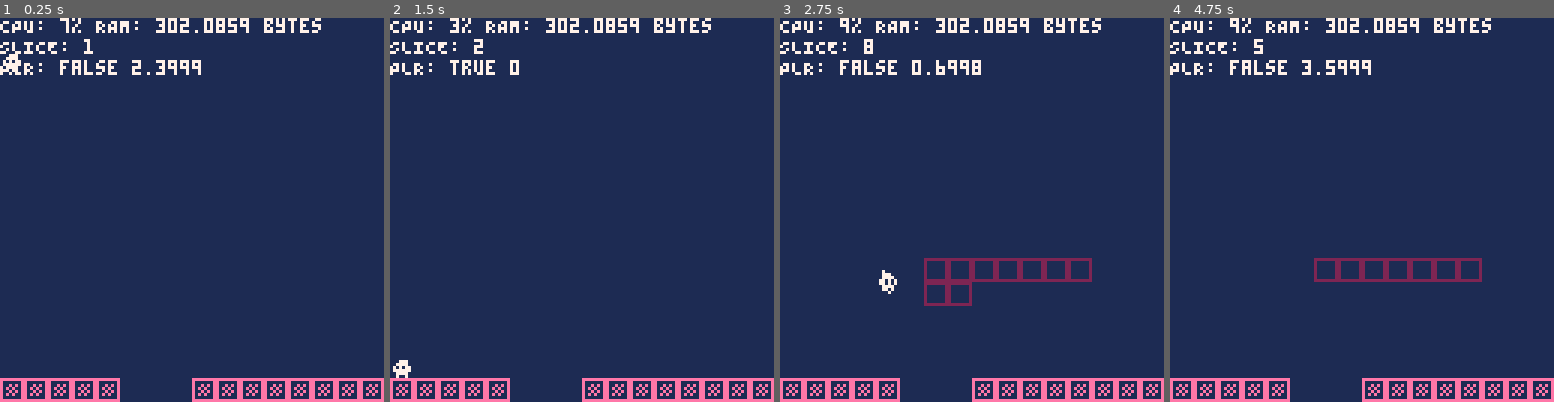
Above: before the commit, frames 1-4 (left to right).
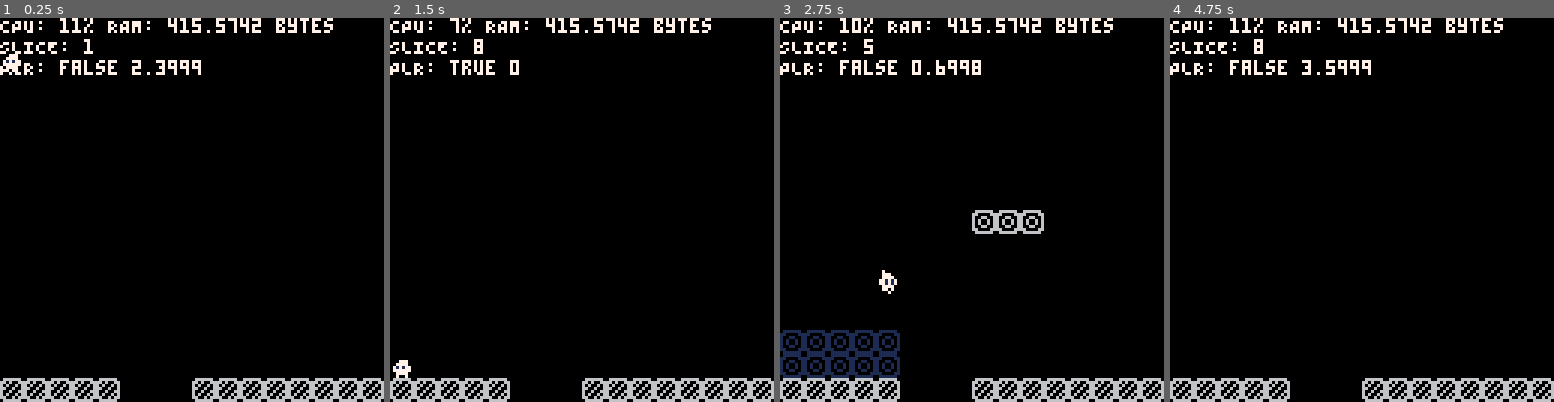
Above: after the commit, the same moments.

Repository: misclicl/revis-pico8
Game: PICO-8 cartridge prot.p8
The game is run twice, just before and just after one commit, with the same random seed, the same clock (stepped at 60 frames per second) and the same inputs.
Inputs:
- Up to frame 1 (0.25 s): no input
- Up to frame 2 (1.5 s): tap X (X key) at 0.33, 1.07 s; tap O (Z key) at 0.7 s
- Up to frame 3 (2.75 s): hold Right 1.6-2.1 s; tap O (Z key) at 1.7, 2.1, 2.5 s; tap X (X key) at 1.85 s; hold Up 2.15-2.42 s; hold Right from 2.47 s (still down)
- Up to frame 4 (4.75 s): tap O (Z key) every 0.4 s from 2.9 to 4.5 s; tap X (X key) at 2.97, 4.08 s; release Right at 3.03 s; hold Left 3.08-3.58 s; hold Down 3.63-3.97 s; hold Right 4.02-4.68 s; hold Up from 4.73 s (still down)

The runs differ from the first frame. In frame 1, 98% of the frame differs, in the area x 0-100%, y 0-100%; in frame 2, 98%; in frame 3, 96%; in frame 4, 98%.

Commit message:
Add lookup table for level blocks

Diff:
--- a/prot.p8
+++ b/prot.p8
@@ -1,14 +1,14 @@
 pico-8 cartridge // http://www.pico-8.com
 version 41
 __lua__
+
 -- main --
 
 -- y points down
 -- x points right
 gravity = -.3
-max_air_vel = 10
+max_air_vel = 7
 cmr_lim = 32
-
 
 block_width = 8
 
@@ -18,6 +18,8 @@
 front_far = 4
 single = 14
 
+NIL = -1
+
 -- game state --
 --[[
     let's think about the map. it must be easily iterable and I should be
@@ -52,26 +54,54 @@
     this one seems the best for now
 ]]
 
-collision_map = {}
+collision_map = {} -- static object list
+
+--[[
+   ---------  slice n - 1
+   ---------  slice n
+       ^
+       |
+     camera
+]]
+
+world_positions = {} -- <x, y, z>: idx>
 objects = {}
 lookup = {}
-prev_x_button_state = false
 function lookup.__index(self, i) return self.proto[i] end
 
+-- controls
+btn_jump = 2
+btn_slice = 4
+prev_slice_btn_state = false
+prev_jmp_state = false
+prev_o_button_state = false
+
 function _init()
+    -- fill map with nils to avoid unnecessary checks later
+    for z=0, lr_h - 1 do
+        world_positions[z] = {}
+        for y = 0, lr_count - 1 do
+            world_positions[z][y] = {}
+            for x = 0, lr_w - 1 do
+                world_positions[z][y][x] = NIL
+            end
+        end
+    end
+
     i_lvl()
     i_plr()
-    camera={x=0, 0}
-end
+    camera = { x = 0, 0 }
+end
+
 
 function _update()
     u_plr()
     u_camera()
-    u_slice()
-end
+end
+
 
 function _draw()
-    cls(1)
+    cls()
 
     d_lvl(camera.x, camera.y) -- todo: pass camera
     d_plr(camera)
@@ -83,10 +113,10 @@
     local cpu_load = stat(1) * 100
     local memory_used = stat(0) * 4
 
-    -- Display the values
     print(
-        "CPU: " .. flr(cpu_load).."% "..
-        "RAM: " .. memory_used.." bytes", 0, 0, 7)
+        "CPU: " .. flr(cpu_load) .. "% "
+                .. "RAM: " .. memory_used .. " bytes", 0, 0, 7
+    )
     print("SLICE: " .. plr.z + 1, 0, 7, 7)
     print("PLR: " .. tostring(plr.on_ground) .. " " .. plr.vel_y, 0, 14, 7)
 end
@@ -100,40 +130,25 @@
     -- end
 end
 
-function u_slice()
-    local current_x_button_state = btn(5)
-    if current_x_button_state and not prev_x_button_state then
-        plr.z = (plr.z + 1) % lr_h
-    end
-
-    prev_x_button_state = current_x_button_state
-
-
-    local current_o_button_state = btn(4)
-    if current_o_button_state and not prev_o_button_state then
-        plr.z = (plr.z - 1) % lr_h
-    end
-
-    prev_o_button_state = current_o_button_state
-end
 
 
 -->8
 -- player --
 local frames_since_jump = 0
 local player_x_velocity = 1.4
-local state = { -- state enum
+local state = {
+    -- state enum
     IDLE = 0,
     RUN = 1,
     JUMP = 2,
-    FALL = 3,
+    FALL = 3
 }
 
 local animations = {
-    [state.IDLE] = {48, 2, 2},
-    [state.RUN] = {53, 4, 6},
-    [state.FALL] = {50, 2, 4},
-    [state.JUMP] = {50, 1, 1}
+    [state.IDLE] = { 48, 2, 2 },
+    [state.RUN] = { 53, 4, 6 },
+    [state.FALL] = { 50, 2, 4 },
+    [state.JUMP] = { 50, 1, 1 }
 }
 
 function i_plr()
@@ -157,6 +172,22 @@
     end
 end
 
+function u_slice()
+    local current_slice_btn_state = btn(btn_slice)
+    if current_slice_btn_state and not prev_slice_btn_state then
+        plr.z = (plr.z - 1) % lr_h
+    end
+
+    prev_slice_btn_state = current_slice_btn_state
+
+    -- local current_o_button_state = btn(4)
+    -- if current_o_button_state and not prev_o_button_state then
+    --     plr.z = (plr.z - 1) % lr_h
+    -- end
+
+    -- prev_o_button_state = current_o_button_state
+end
+
 function u_plr()
     plr.on_ground = collides(plr, 0, 1)
 
@@ -175,34 +206,33 @@
         plr.proto.vel_x = -player_x_velocity
         plr.proto.f_y = true
     else
-        plr.proto.vel_x=0
-    end
+        plr.proto.vel_x = 0
+    end
+
+    u_slice()
 
     -- SECTION: jump
-    local current_up_button_state = btn(2)
-    if current_up_button_state then
+    local current_jmp_state = btn(btn_jump)
+    if current_jmp_state then
         if frames_since_jump < 4 then
-            printh("Jump")
             plr.vel_y = -3.5 -- jump velocity
         end
 
-        if not prev_up_button_state then
+        if not prev_jmp_state then
             frames_since_jump = 0
         end
     end
 
-    prev_up_button_state = current_up_button_state
+    prev_jmp_state = current_jmp_state
     frames_since_jump += 1
     -- SECTION_END: jump
 
-    -- plr.x += plr.proto.vel_x
-    -- plr.y += plr.proto.vel_y
-
     move_obj_x(plr, plr.vel_x)
-    move_obj_y(plr, plr.vel_y, function()
-        plr.vel_y = 0
-    end)
-
+    move_obj_y(
+        plr, plr.vel_y, function()
+            plr.vel_y = 0
+        end
+    )
 
     -- reset position
     if plr.y > 200 then plr.y = 0 end
@@ -212,8 +242,7 @@
     plr.state = get_plr_state()
 
     local animation = animations[plr.state]
-    plr.sprt = animation[1] + (time() * animation[3]) % animation[2]
-
+    plr.sprt = animation[1] + time() * animation[3] % animation[2]
 end
 
 function draw_player_collider(obj)
@@ -227,14 +256,13 @@
 function d_plr(camera)
     spr(
         plr.sprt,
-        plr.x-camera.x,plr.y,
-        1,1,
+        plr.x - camera.x, plr.y,
+        1, 1,
         plr.proto.f_y
     )
     -- draw_player_collider(plr)
 end
 
-
 -->8
 -- collisiions --
 
@@ -243,23 +271,22 @@
     dy = dy or 0
 
     local top = o.y + o.coll_y
-    local btm =  top + o.coll_h - 1
+    local btm = top + o.coll_h - 1
     local left = o.x + o.coll_x
     local right = o.x + o.coll_x + o.coll_w - 1
     local corners = {
         -- top-left
         { left, top },
         -- top-right
-        {  right, top },
+        { right, top },
         -- bottom-left
         { left, btm },
         -- bottom-right
-        { right, btm },
+        { right, btm }
     }
 
-    printh(
-        "l: " .. corners[1][1] .. ", " .. corners[1][2] ..
-        " -- r: " .. corners[2][1] .. ", " .. corners[2][2])
+    printh("l: " .. corners[1][1] .. ", " .. corners[1][2]
+            .. " -- r: " .. corners[2][1] .. ", " .. corners[2][2])
 
     for i, corner in ipairs(corners) do
         -- these are world positions, represented in sprite positions
@@ -271,11 +298,9 @@
         -- CLEANUP: one of the places to improve performance if
         -- needed later
         for k, entry in pairs(collision_map) do
-            if
-                entry.x == target_point_x and
-                entry.y == target_point_y and
-                entry.z == target_point_z
-            then
+            if entry.x == target_point_x
+                    and entry.y == target_point_y
+                    and entry.z == target_point_z then
                 return true
             end
         end
@@ -286,7 +311,7 @@
 
 -->8
 --level--
-layers = 8
+lr_count = 16
 
 lr_w = 16
 lr_h = 8
@@ -304,10 +329,29 @@
     return layer
 end
 
-
 function make_obj_key(x, y, z)
     local key = ""
-    return key..""..x.."-"..y.."-"..z
+    return key .. "" .. x .. "-" .. y .. "-" .. z
+end
+
+function add_block(x, y, z, idx)
+    -- printh("add_block - x: "..x ..", y:"..y..", z:"..z)
+    world_positions[z][y][x] = idx
+end
+
+function get_block(x, y, z)
+    -- printh("get_block - x: "..x ..", y:"..y..", z:"..z)
+    if world_positions[z][y] == nil then
+        return nil
+    end
+
+    local out = world_positions[z][y][x]
+
+    if out ~= NIL then
+        return out
+    else
+        return nil
+    end
 end
 
 
@@ -323,7 +367,7 @@
     for x = 0, lr_w - 1 do
         for y = 0, lr_h - 1 do
             local pi = y * lr_w + x
-            local pxl=get_layer_pxl(li, pi)
+            local pxl = get_layer_pxl(li, pi)
 
             layer[x + 1][y + 1] = pxl
         end
@@ -331,11 +375,14 @@
 
     -- write world positions
     -- y from layer index
-    local y = 15 - li -- from 0 to
-
+    local y = 15 - li
+    -- from 0 to
+
+    local list_idx = 0
     -- x from col_idx coords of the texture
     -- z from y coords of the texture
-    for x = 0, lr_w - 1 do -- for each column
+    for x = 0, lr_w - 1 do
+        -- for each column
         for z = 0, lr_h - 1 do
             local obj_key = make_obj_key(x, y, z)
 
@@ -346,6 +393,10 @@
             if pixel_data ~= 0 then
                 -- todo: proper spirte ?? sprite optional
                 add(collision_map, create_obj(1, x, y, z))
+
+                add_block(x, y, z, list_idx)
+
+                list_idx += 1
             end
         end
     end
@@ -354,57 +405,75 @@
 function i_lvl()
     -- local pxl=get_sprt_pxl(64,0)
 
-    for li=0,layers-1 do
+    for li = 0, lr_count - 1 do
         prc_layer(li)
     end
 end
 
-local scr_btm=128
+local scr_btm = 128
 local colors_by_depth = {
     6,
     13
 }
 
 function d_lvl(cmr_x, cmr_y)
-    -- for layer_idx = 1, 4 do
-    --     d_layer(layer_idx)
-    -- end
-
-    -- colliders
-    for k, entry in pairs(collision_map) do
-        local pos_x = entry.x * 8
-        local pos_y = entry.y * 8
-        if (entry.z == plr.z) then
-            spr(19, pos_x, pos_y)
-        elseif(entry.z < plr.z) then
-            spr(20, pos_x, pos_y)
-        end
-    end
-end
-
-
-local lvl_start_x=0 --level start x on the spritesheet
-local lvl_start_y=32 --level start x on the spritesheet
+    -- process current slice
+    local front_slice_idx = (plr.z + 1) % lr_h
+    local back_slice_idx = (plr.z - 1) % lr_h
+
+    -- each cell of the current slice
+    for y, row in pairs(world_positions[plr.z]) do
+        for x, obj_idx in pairs(row) do
+            local pos_x = x * 8
+            local pos_y = y * 8
+
+            -- next
+            if obj_idx == NIL and get_block(x, y, back_slice_idx) ~= nil then
+                printh("hello")
+                spr(37, pos_x, pos_y)
+
+            -- prev (not needed in one-way movement)
+            -- elseif obj_idx == NIL and get_block(x, y, front_slice_idx) ~= nil then
+            --     spr(38, pos_x, pos_y)
+            -- in slice
+            elseif (
+                obj_idx ~= NIL and
+                -- get_block(x, y, front_slice_idx) ~= nil and
+                get_block(x, y, back_slice_idx) ~= nil
+            ) then
+                spr(34, pos_x, pos_y)
+            -- only curr
+            elseif obj_idx ~= NIL then
+                spr(33, pos_x, pos_y)
+            end
+        end
+    end
+
+end
+
+local lvl_start_x = 0 --level start x on the spritesheet
+local lvl_start_y = 32 --level start x on the spritesheet
+
 -- read pixel data from layer
-function get_layer_pxl(li,pi)
-    local sy = lvl_start_y + li * 8 --map start y
-
-    local px = lvl_start_x + (pi%lr_w)
-    local py = sy + flr(pi/lr_w);
+function get_layer_pxl(li, pi)
+    local sy = lvl_start_y + li * 8
+    --map start y
+
+    local px = lvl_start_x + pi % lr_w
+    local py = sy + flr(pi / lr_w)
 
     return sget(px, py)
 end
-
 
 -->8
 -- object --
 
 -- declaring object base --
 object = {}
-object.vel_x = 0;
-object.vel_y = 0;
-object.remainder_x = 0;
-object.remainder_y = 0;
+object.vel_x = 0
+object.vel_y = 0
+object.remainder_x = 0
+object.remainder_y = 0
 -- collider --
 object.coll_x = 0
 object.coll_y = 0
@@ -430,14 +498,18 @@
 
 function move_obj_x(o, x, collide_cb)
     print(x, 10, 10)
-    o.remainder_x += x -- 1.4
-    local int_mv_delta = flr(o.remainder_x + .5) -- mx == floor(1.9)
-    o.remainder_x -= int_mv_delta -- remainder becomes .9
-
-    local total = int_mv_delta -- total distance to travel 1
-    local mxs = sgn(int_mv_delta) -- movement direction
-    while int_mv_delta != 0
-    do
+    o.remainder_x += x
+
+    local int_mv_delta = flr(o.remainder_x + .5)
+    -- mx == floor(1.9)
+    o.remainder_x -= int_mv_delta
+    -- remainder becomes .9
+
+    local total = int_mv_delta
+    -- total distance to travel 1
+    local mxs = sgn(int_mv_delta)
+    -- movement direction
+    while int_mv_delta != 0 do
         if collides(o, mxs, 0) then
             if collide_cb ~= nil then collide_cb() end
             return true
@@ -457,8 +529,7 @@
 
     local total = int_y_delta
     local mys = sgn(int_y_delta)
-    while int_y_delta != 0
-    do
+    while int_y_delta != 0 do
         if collides(o, 0, mys) then
             collide_cb()
             return true
Not shown, changed: 32 lines of the sprite sheet (__gfx__) section of prot.p8
